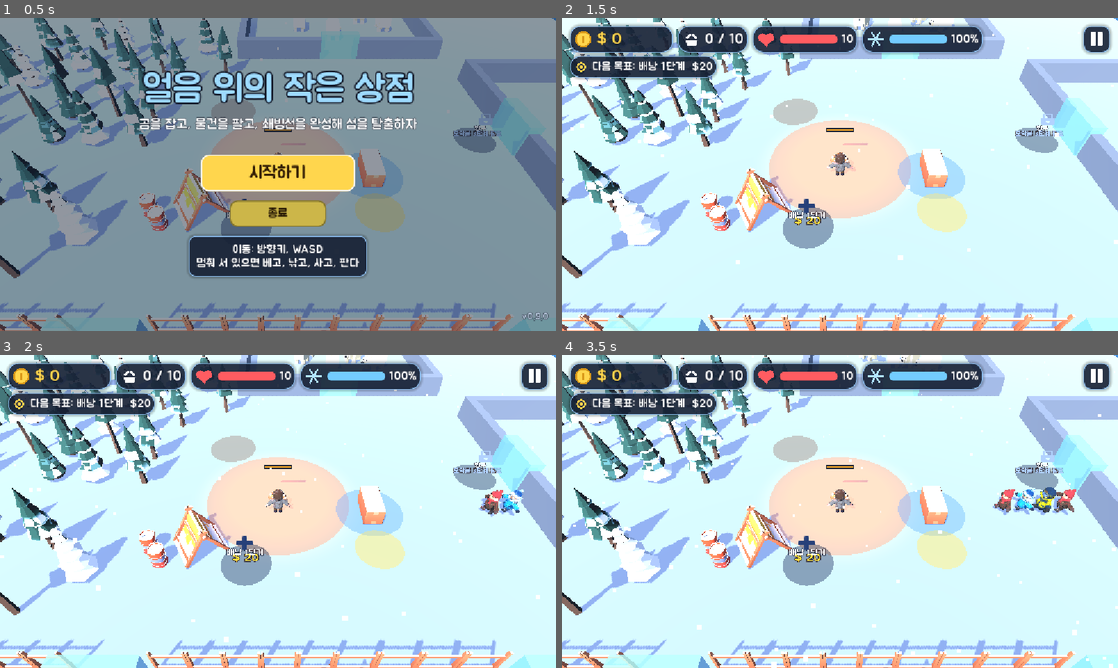
Above: before the commit, frames 1-4 (two rows, left to right).
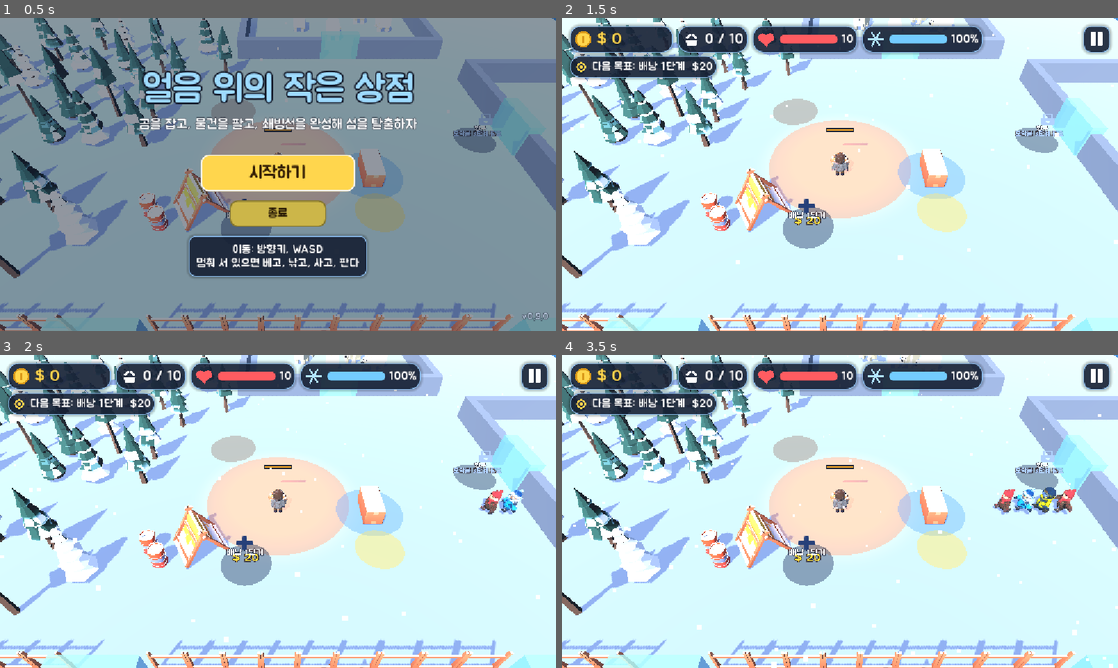
Above: after the commit, the same moments.

Repository: kimpro4214/FrostCamp
Game: Godot game, scene res://frost_camp/scenes/main.tscn
Same seed, same stepped clock (60 frames per second), same inputs: the game is played once before the commit and once after it.
Inputs (mouse positions are in pixels of both pictures, inside the frame that each line leads up to):
- Up to frame 1 (0.5 s): no input
- Up to frame 2 (1.5 s): click "시작하기" at 0.5 s; click "건너뛰기" at 1.25 s
- Up to frame 3 (2 s): no input
- Up to frame 4 (3.5 s): click (1095, 376) at 2 s; click "계속하기" at 2.75 s

Frame 1 is identical in both runs. In frame 2, less than 0.1% of the frame differs, in the area x 47-53%, y 46-49%; in frame 3, 0.2%; in frame 4, 0.3%, in the area x 47-93%, y 43-52%.

Commit message:
fix: 프로스트 캠프 캐릭터가 서기·걷기 때 팔을 벌리지 않고 몸 옆으로 내림

Diff:
--- /dev/null
+++ b/frost_camp/scenes/arm_drop.gd
@@ -0,0 +1,24 @@
+extends SkeletonModifier3D
+## Kenney Mini Characters의 서기·걷기 애니메이션은 팔을 T자에서 30°쯤만 내려, 팔을 벌린 A자 자세로 걷는다.
+## 애니메이션이 뼈를 놓은 뒤 두 팔을 몸 쪽으로 더 내린다. 도구를 쓰는 동작에서는 influence를 0으로 둔다.
+
+## 더 내리는 각도
+const DROP := deg_to_rad(40.0)
+
+var _left := -1
+var _right := -1
+
+
+func _process_modification_with_delta(_delta: float) -> void:
+	var skeleton := get_skeleton()
+	if _left == -1:
+		_left = skeleton.find_bone("arm-left")
+		_right = skeleton.find_bone("arm-right")
+	# 팔은 몸통 좌표에서 ±X로 뻗어 있다. 몸통 좌표의 Z축으로 돌리면 팔이 아래로 내려온다.
+	_lower(skeleton, _left, -DROP)
+	_lower(skeleton, _right, DROP)
+
+
+func _lower(skeleton: Skeleton3D, bone: int, angle: float) -> void:
+	var turn := Quaternion(Vector3.BACK, angle)
+	skeleton.set_bone_pose_rotation(bone, turn * skeleton.get_bone_pose_rotation(bone))
--- a/frost_camp/scenes/character_model.gd
+++ b/frost_camp/scenes/character_model.gd
@@ -4,6 +4,7 @@
 
 const SCALE := 2.3
 const FrozenOverlay := preload("res://frost_camp/scenes/frozen_overlay.tres")
+const ArmDrop := preload("res://frost_camp/scenes/arm_drop.gd")
 const ACTION := "attack-melee-right"
 ## 총을 쏠 때와 총을 든 채 서 있을 때의 애니메이션
 const SHOOT := "holding-right-shoot"
@@ -25,6 +26,9 @@
 const BACKPACK_THICKNESS := 0.42
 
 var _player: AnimationPlayer
+## 서기·걷기 때 팔을 몸 쪽으로 내리는 뼈 보정. 도구 동작 중에는 끈다.
+var _arm_drop: SkeletonModifier3D
+var _arm_tween: Tween
 var _meshes: Array[Node] = []
 var _moving := false
 var _acting := false
@@ -68,8 +72,10 @@
 	for anim_name in ["idle", "walk", HOLD]:
 		_player.get_animation(anim_name).loop_mode = Animation.LOOP_LINEAR
 	_player.animation_finished.connect(_on_animation_finished)
-	_player.play(_rest_animation())
 	var skeleton: Skeleton3D = model.find_children("*", "Skeleton3D", true, false)[0]
+	_arm_drop = ArmDrop.new()
+	skeleton.add_child(_arm_drop)
+	_play(_rest_animation(), 0.0)
 	_hand = BoneAttachment3D.new()
 	_hand.bone_name = "arm-right"
 	skeleton.add_child(_hand)
@@ -103,7 +109,7 @@
 		return
 	_moving = moving
 	if not _acting:
-		_player.play(_rest_animation(), 0.15)
+		_play(_rest_animation(), 0.15)
 
 
 ## 총을 든 자세인지. 든 채 서 있으면 총 드는 자세, 걸으면 걷는다.
@@ -112,13 +118,13 @@
 		return
 	_holding = holding
 	if not _acting:
-		_player.play(_rest_animation(), 0.15)
+		_play(_rest_animation(), 0.15)
 
 
 ## 한 번 휘두르거나(기본) 쏜다(SHOOT). 하는 중에 다시 부르면 처음부터 다시 한다.
 func play_action(anim_name: String = ACTION) -> void:
 	_acting = true
-	_player.play(anim_name, 0.05)
+	_play(anim_name, 0.05)
 	_player.seek(0.0, true)
 
 
@@ -188,4 +194,17 @@
 func _on_animation_finished(anim_name: StringName) -> void:
 	if anim_name == ACTION or anim_name == SHOOT:
 		_acting = false
-		_player.play(_rest_animation(), 0.1)
+		_play(_rest_animation(), 0.1)
+
+
+## 애니메이션을 바꾸고, 서기·걷기일 때만 팔 내리기를 같은 시간에 걸쳐 켠다.
+func _play(anim_name: String, blend: float) -> void:
+	_player.play(anim_name, blend)
+	var drop := 1.0 if anim_name == "idle" or anim_name == "walk" else 0.0
+	if _arm_tween:
+		_arm_tween.kill()
+	if blend <= 0.0:
+		_arm_drop.influence = drop
+		return
+	_arm_tween = create_tween()
+	_arm_tween.tween_property(_arm_drop, "influence", drop, blend)
--- a/frost_camp/scenes/stall_view.gd
+++ b/frost_camp/scenes/stall_view.gd
@@ -4,6 +4,7 @@
 ## 산 손님은 판매대마다 정한 쪽(layout의 exit, 다른 줄과 엇갈리지 않게) 옆으로 곧게 걸어 나가 사라진다(줄을 거슬러 가지 않는다). 뒤 손님은 한 칸씩 당겨진다.
 
 const Juice := preload("res://frost_camp/scenes/juice.gd")
+const ArmDrop := preload("res://frost_camp/scenes/arm_drop.gd")
 const ItemModel := preload("res://frost_camp/scenes/item_model.gd")
 ## 판매대에 놓이는 물건 하나의 크기
 const ITEM_SIZE := Vector3(0.5, 0.2, 0.3)
@@ -166,6 +167,8 @@
 		anim.get_animation(anim_name).loop_mode = Animation.LOOP_LINEAR
 	anim.play("walk")
 	customer.set_meta("anim", anim)
+	# 손님은 서기·걷기만 하므로 팔은 늘 내린다(scenes/arm_drop.gd).
+	customer.find_children("*", "Skeleton3D", true, false)[0].add_child(ArmDrop.new())
 	return customer
 
 
Not shown, added: frost_camp/scenes/arm_drop.gd.uid
